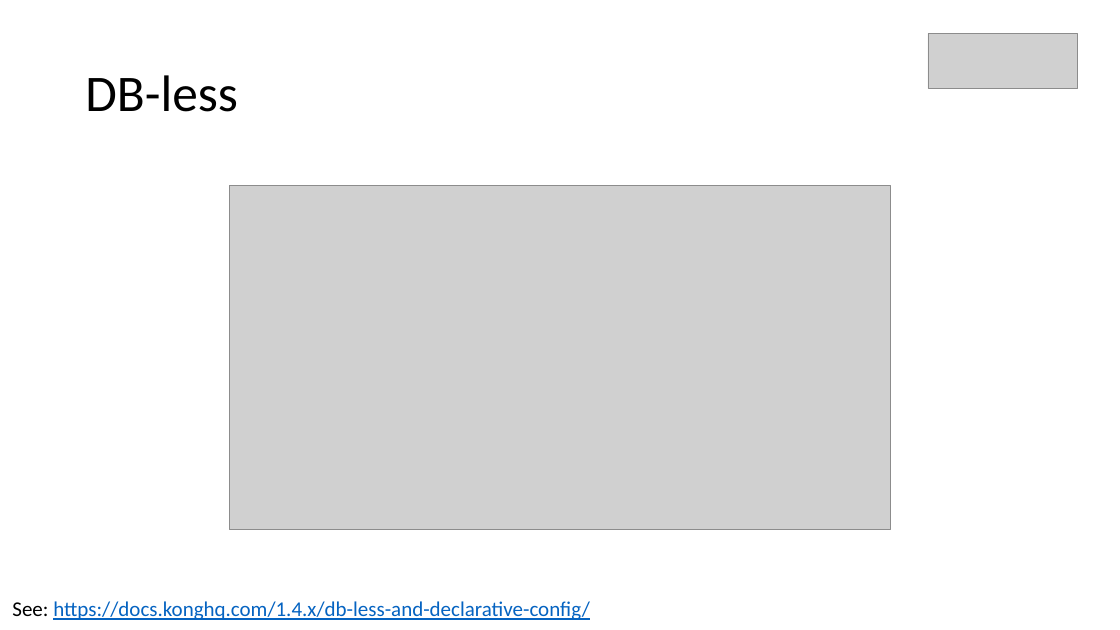
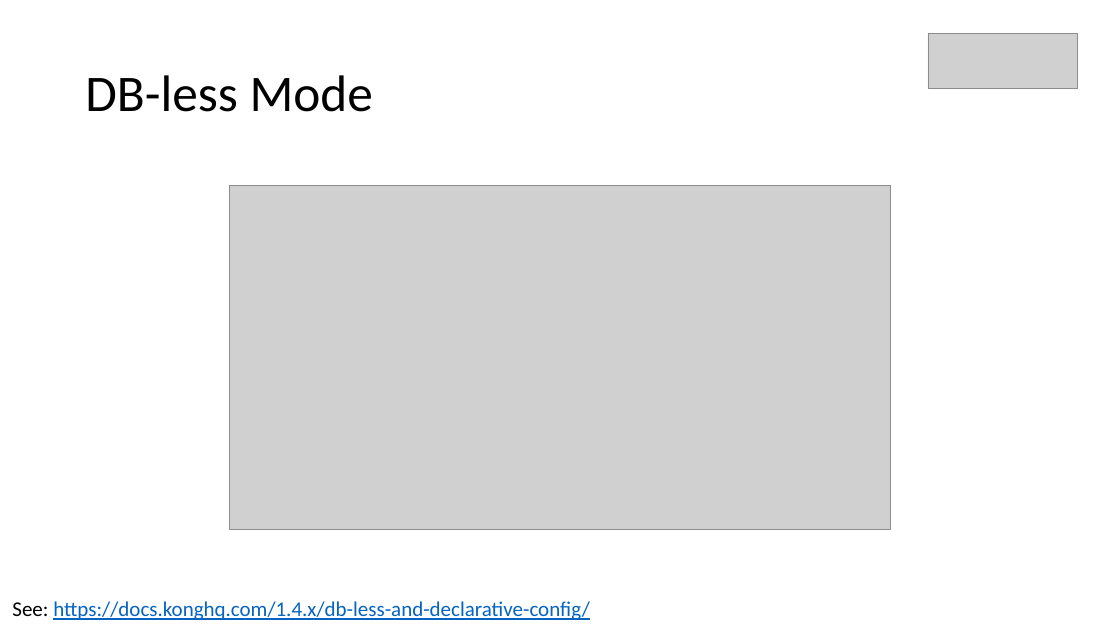
Before and after one commit to danielwagn3r/apimgmt-workshop, a slide deck: slide 14 of API Gateway.pptx. Drawn at 1120x630 pixels with LibreOffice and Linux fonts; fonts in the diff are those of the drawing; grey boxes stand for pictures. Boxes give left, top, right and bottom in pixels: in the first picture for what was removed or moved away, otherwise in the second. Text is boxed around its words. In the diff, an @@ line names an element or a change of style, - is before the commit and + after.

```diff
--- a/API Gateway.pptx
+++ b/API Gateway.pptx
@@ title at (85,75,373,112): text changed @@
-DB-less
+DB-less Mode
```
Also in this commit, not shown: 4 other slides changed, 2 slides added, 1 slide removed.
